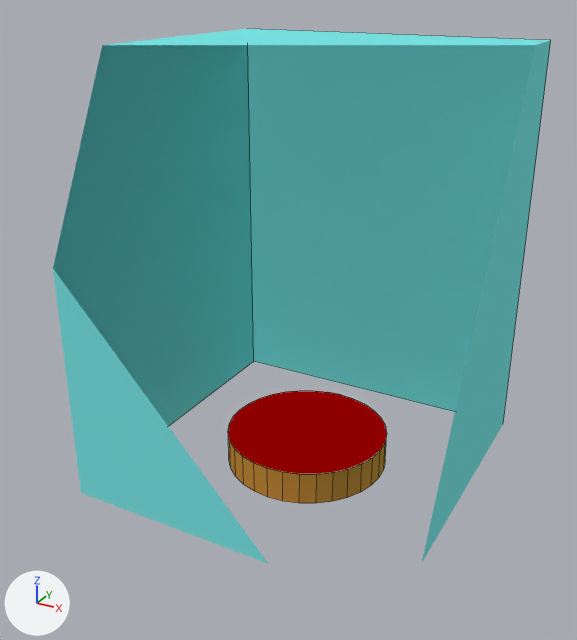
A saved change to the Blender file examples/plume/plume.blend.
The view is the same before and after, from a 50 mm lens placed at (4.0, -7.77, 5.73), pointed at (-0.1, -0.3, 2.0). The axes (+X, +Y, +Z) are drawn at lower left. The lights are the same throughout. Mesh edges are drawn as thin lines. Everything nearer to the camera than a plane just in front of the edit is cut away.

The scene before the commit, as lines of its bpy script (objects in view):
```python
me_cylinder = bpy.data.meshes.new('Cylinder')
me_cylinder.from_pydata(...)  # a 32-sided cylinder along z spanning x -1.0..1.0, y -1.0..1.0, z 0.0..0.4
me_cylinder.materials.append(mat_gypsum_wall)  # orange #e79c42
me_cylinder_001 = bpy.data.meshes.new('Cylinder.001')
me_cylinder_001.from_pydata(...)  # 32 vertices, 1 face; spans x -1.0..1.0, y -1.0..1.0, z 0.41
me_cylinder_001.materials.append(mat_burner)  # red #c00000
me_xbs_bbox_001 = bpy.data.meshes.new('xbs_bbox.001')
me_xbs_bbox_001.from_pydata([(-2.0, -2.0, 0.1), (2.0, -2.0, 0.1), (2.0, 2.0, 0.1), (-2.0, 2.0, 0.1), (-2.0, -2.0, 5.1), (2.0, -2.0, 5.1), (2.0, 2.0, 5.1), (-2.0, 2.0, 5.1)], [], [(0, 1, 5, 4), (0, 4, 7, 3), (6, 5, 1, 2), (6, 2, 3, 7), (6, 7, 4, 5)])
me_xbs_bbox_001.materials.append(mat_open)  # cyan #7ce7e7
ob_boundary_conditions = bpy.data.objects.new('Boundary conditions', me_xbs_bbox_001)
ob_boundary_conditions.location = (0.0, 0.0, -0.1)
ob_boundary_conditions.show_transparent = True
ob_burner = bpy.data.objects.new('Burner', me_cylinder_001)
ob_burner.parent = ob_full_burner
ob_burner.location = (0.0, 0.0, 0.0)
ob_burner.show_transparent = True
ob_cylinder = bpy.data.objects.new('Cylinder', me_cylinder)
ob_cylinder.parent = ob_full_burner
ob_cylinder.location = (0.0, 0.0, 0.0)
```
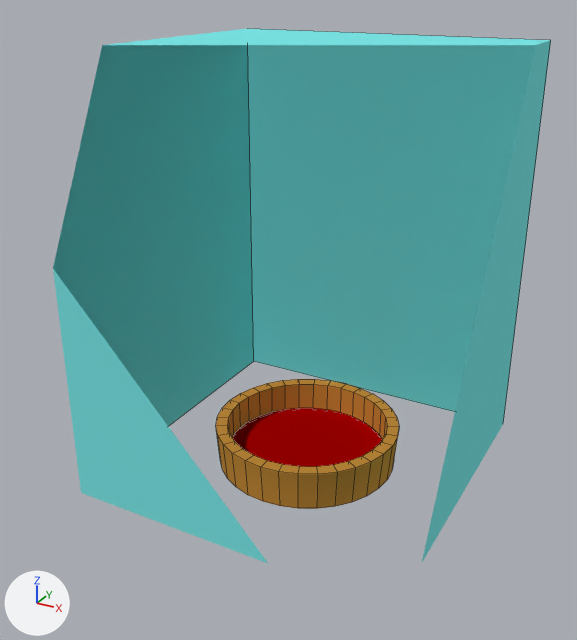
Changed parts and their boxes (x1, y1, x2, y2) in the pictures (577 x 640 px):
'Circular pan', added
    after: (216, 379, 399, 509)
'Burner', moved
    before: (228, 391, 387, 474)
    after: (232, 408, 382, 467)
'Cylinder', deleted
    before: (228, 434, 387, 503)

What changed in the scene script:
```text
Change me_cylinder_001:
    where me_cylinder_001.from_pydata(...)  # 32 vertices, 1 face; spans x -1.0..1.0, y -1.0..1.0, z 0.41
    used by ob_burner; parent = ob_full_burner; location = (0.0, 0.0, 0.0)
    me_cylinder_001 part 1: the whole mesh is moved by (0.0, 0.0, -0.15)
Add me_cylinder_1:
    me_cylinder_1.from_pydata(...)  # 64 vertices, 33 faces; spans x -1.0..1.0, y -1.0..1.0, z 0.0..0.4
    me_cylinder_1.materials.append(mat_gypsum_wall)  # orange #e79c42
Change ob_burner:
    ob_burner.location: (0.0, 0.0, 0.0) -> (0.0, 0.0, -0.125)
Remove ob_cylinder:
    ob_cylinder = bpy.data.objects.new('Cylinder', me_cylinder)
    ob_cylinder.parent = ob_full_burner
    ob_cylinder.location = (0.0, 0.0, 0.0)
Add ob_circular_pan:
    ob_circular_pan = bpy.data.objects.new('Circular pan', me_cylinder_1)
    ob_circular_pan.parent = ob_full_burner
    ob_circular_pan.location = (0.0, 0.0, 0.11)
    _m = ob_circular_pan.modifiers.new('Solidify', 'SOLIDIFY')
    _m.thickness = 0.15
    _m.offset = 1.0
    _m.nonmanifold_thickness_mode = 'FIXED'
    _m.nonmanifold_merge_threshold = 0.0003
```
